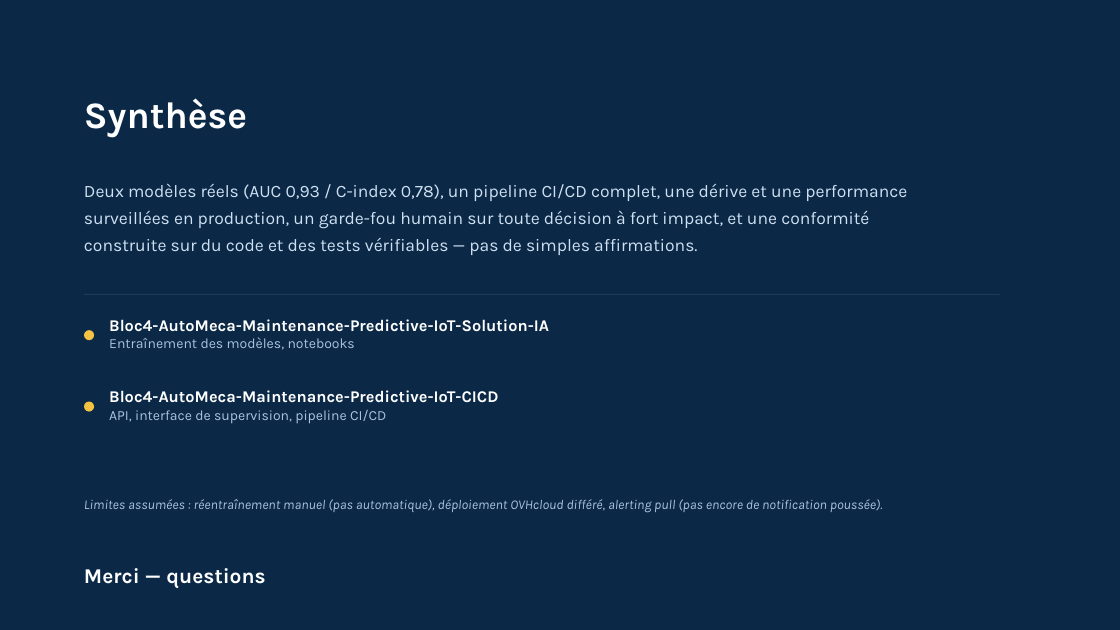
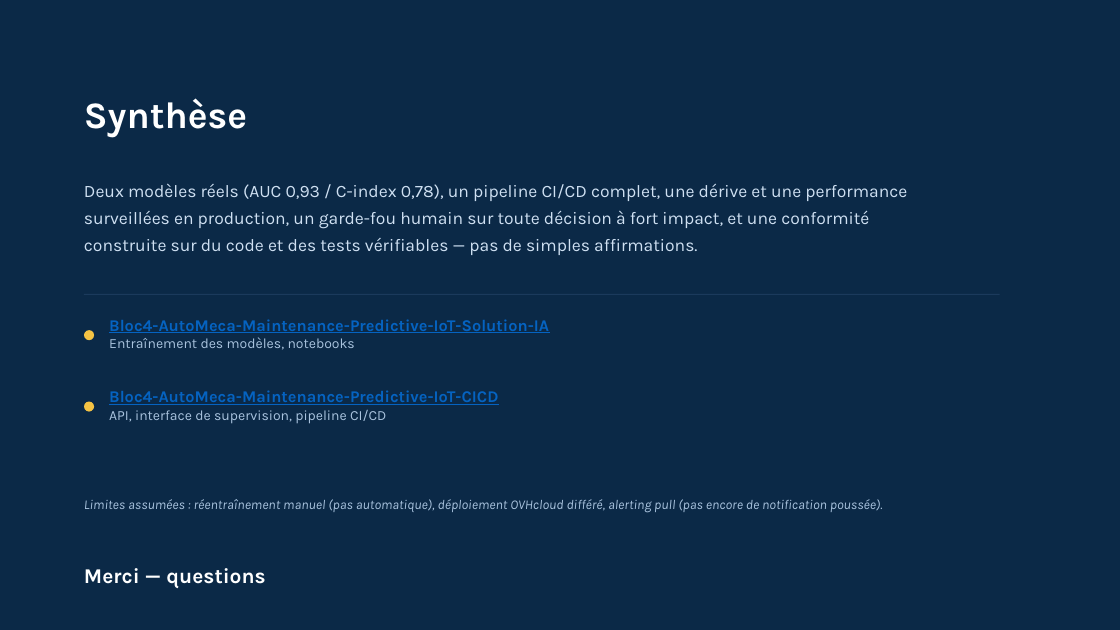
Before and after one commit to Elijoelemile/Bloc4-AutoMeca-Maintenance-Predictive-IoT-CICD, a slide deck: slide 9 of Slides - Bloc 4.pptx. Drawn at 1120x630 pixels with LibreOffice and Linux fonts; fonts in the diff are those of the drawing. Boxes give left, top, right and bottom in pixels: in the first picture for what was removed or moved away, otherwise in the second. Text is boxed around its words. In the diff, an @@ line names an element or a change of style, - is before the commit and + after.

Commit message:
ajoute liens vers les depots et captures de code aux slides Bloc 4
Slide 9 : les deux noms de depots deviennent des hyperliens reels
(bleu souligne, convention standard) au lieu de texte brut.

Slides 4 et 6 : ajoute 4 captures de code reel (colorees, extraites
directement du depot) a cote du texte qu'elles illustrent - seuil de
criticite, authentification API, garde-fou verrouille, seuil de
derive PSI. Rend concret ce que les slides affirment plutot que de
rester au niveau de la description.

```diff
--- a/Slides - Bloc 4.pptx
+++ b/Slides - Bloc 4.pptx
@@ text at (109,319,549,333): text colour #FFFFFF to #0563C1, underline on in "Bloc4-AutoMeca-Maintenance-Predictive-IoT-Solution-IA" @@
@@ text at (109,390,498,405): text colour #FFFFFF to #0563C1, underline on in "Bloc4-AutoMeca-Maintenance-Predictive-IoT-CICD" @@
```
Also in this commit, not shown: 2 other slides changed.
